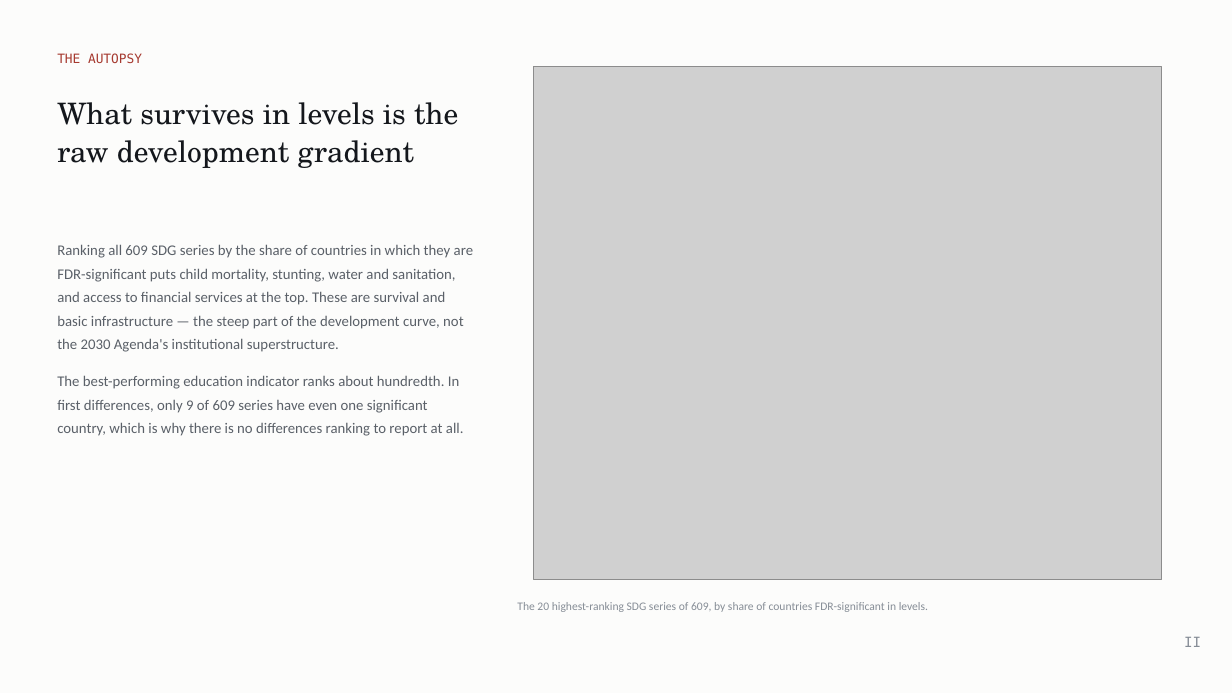
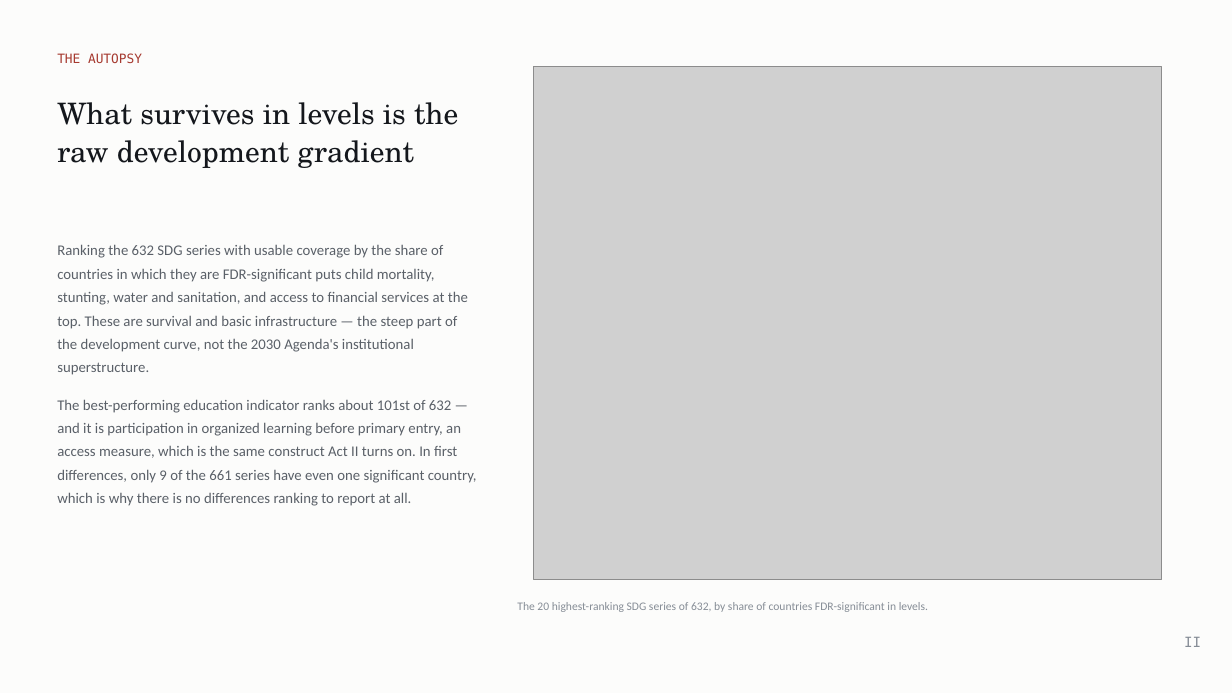
Before and after one commit to cwejnert/HDI-Happiness, a slide deck: slide 10 of deck/The_Education_Exception.pptx. Drawn at 1232x693 pixels with LibreOffice and Linux fonts; fonts in the diff are those of the drawing; grey boxes stand for pictures. Boxes give left, top, right and bottom in pixels: in the first picture for what was removed or moved away, otherwise in the second. Text is boxed around its words. In the diff, an @@ line names an element or a change of style, - is before the commit and + after.

```diff
--- a/deck/The_Education_Exception.pptx
+++ b/deck/The_Education_Exception.pptx
@@ text at bbox=[57, 244, 477, 506]: text changed @@
-Ranking all 609 SDG series by the share of countries in which they are FDR-significant puts child mortality, stunting, water and sanitation, and access to financial services at the top. These are survival and basic infrastructure — the steep part of the development curve, not the 2030 Agenda's institutional superstructure.
-The best-performing education indicator ranks about hundredth. In first differences, only 9 of 609 series have even one significant country, which is why there is no differences ranking to report at all.
+Ranking the 632 SDG series with usable coverage by the share of countries in which they are FDR-significant puts child mortality, stunting, water and sanitation, and access to financial services at the top. These are survival and basic infrastructure — the steep part of the development curve, not the 2030 Agenda's institutional superstructure.
+The best-performing education indicator ranks about 101st of 632 — and it is participation in organized learning before primary entry, an access measure, which is the same construct Act II turns on. In first differences, only 9 of the 661 series have even one significant country, which is why there is no differences ranking to report at all.
@@ text at bbox=[517, 602, 928, 612]: text changed @@
-The 20 highest-ranking SDG series of 609, by share of countries FDR-significant in levels.
+The 20 highest-ranking SDG series of 632, by share of countries FDR-significant in levels.
```
Also in this commit, not shown: 8 other slides changed, 5 other files.
